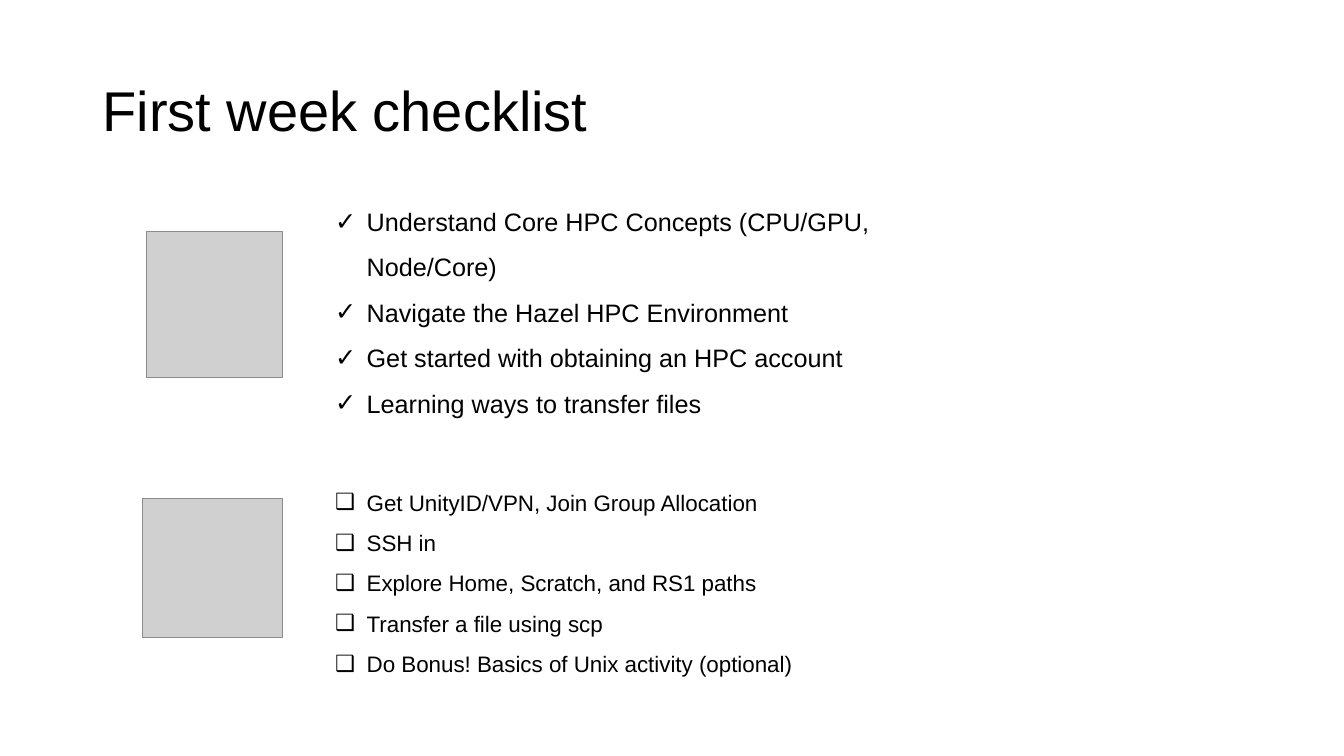
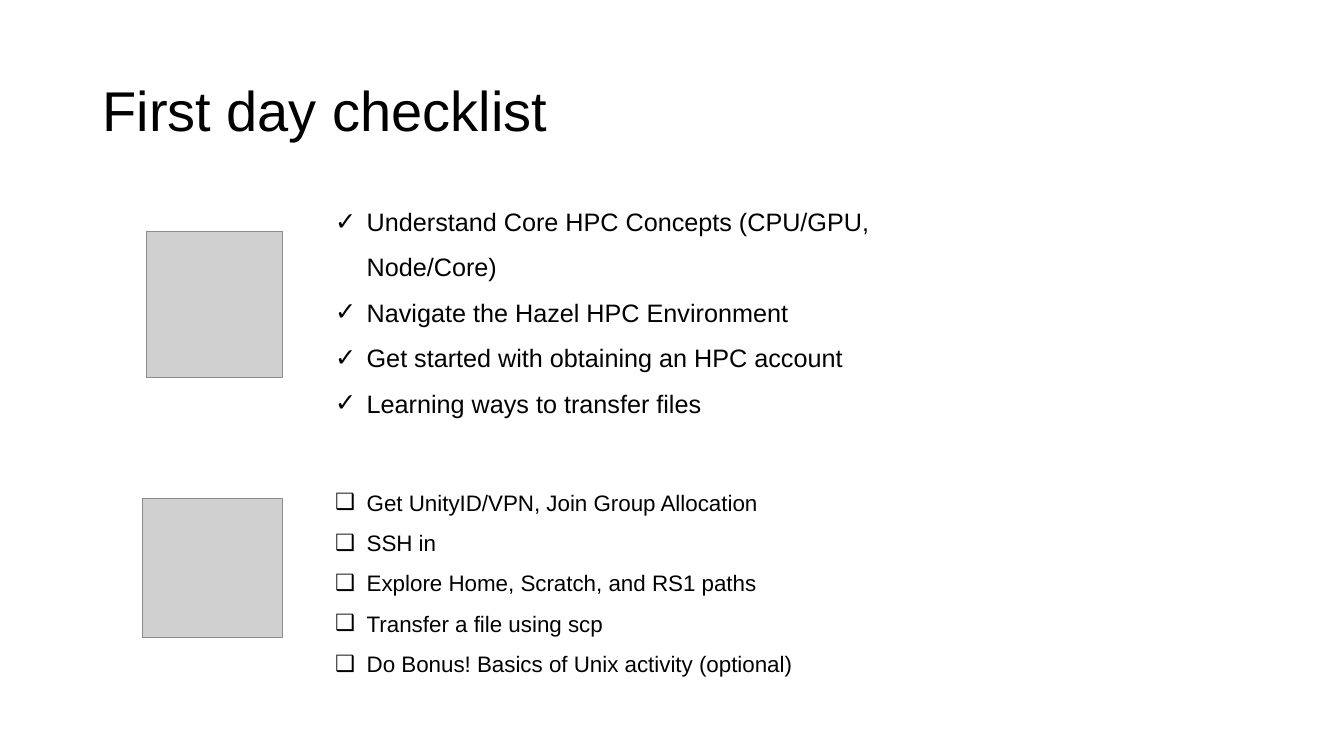
Before and after one commit to hurwitzlab/brc_hazel_training, a slide deck: slide 42 of slides/brc_hazel_0001.pptx. Drawn at 1344x756 pixels with LibreOffice and Linux fonts; fonts in the diff are those of the drawing; grey boxes stand for pictures. Boxes give left, top, right and bottom in pixels: in the first picture for what was removed or moved away, otherwise in the second. Text is boxed around its words. In the diff, an @@ line names an element or a change of style, - is before the commit and + after.

```diff
--- a/slides/brc_hazel_0001.pptx
+++ b/slides/brc_hazel_0001.pptx
@@ title at [102, 90, 547, 141]: text changed @@
-First week checklist
+First day checklist
```
Also in this commit, not shown: 6 other slides changed, 2 slides added, 8 slides removed, 14 other files.
